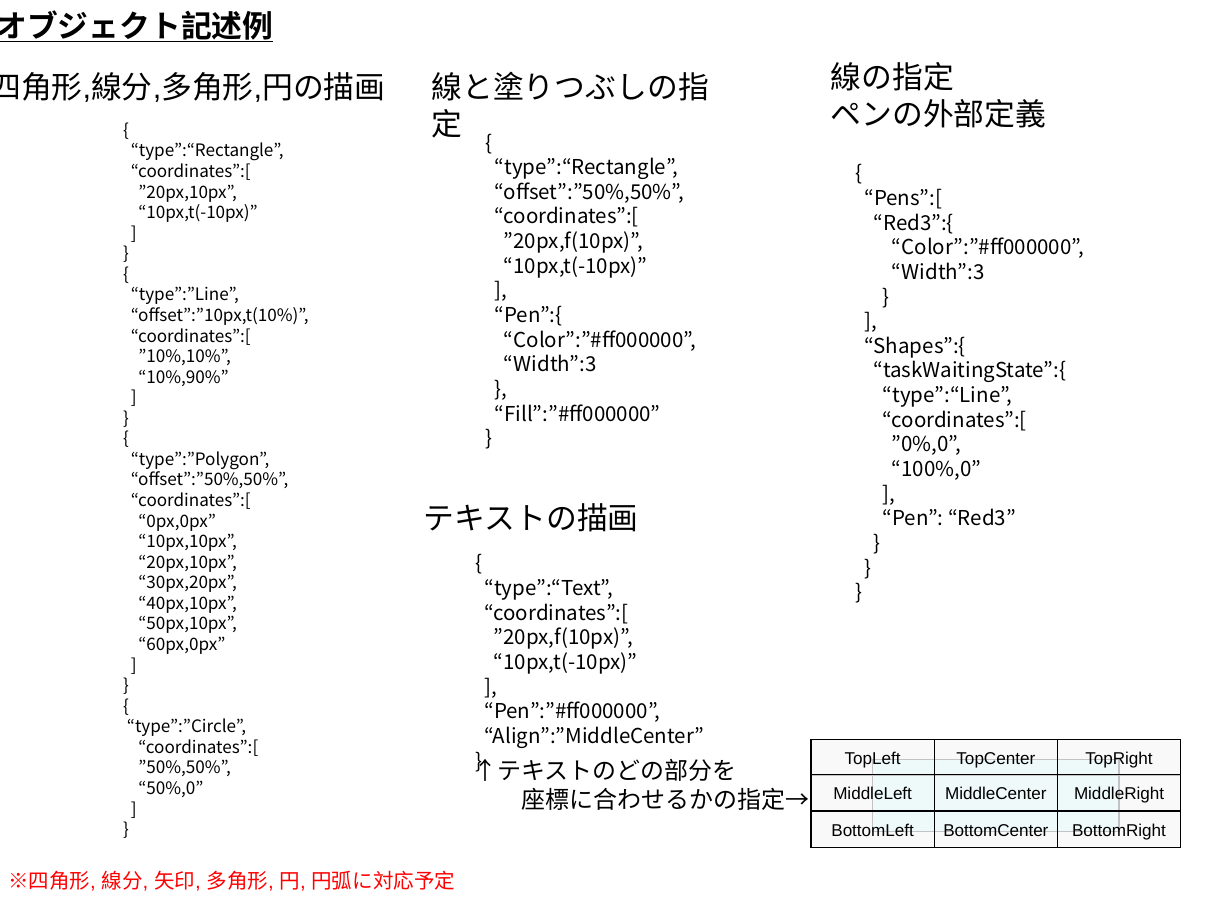
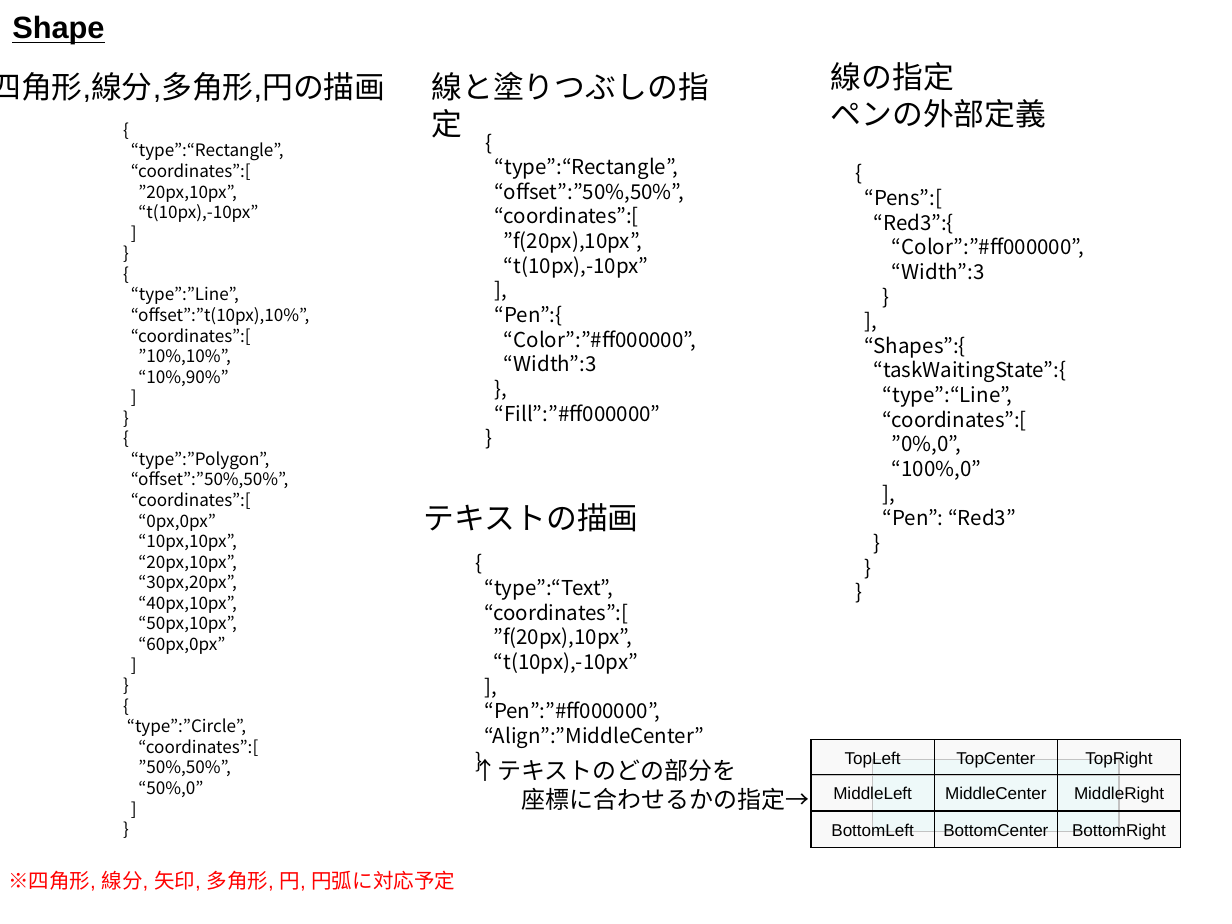
Before and after one commit to YixiaoLi/tlv4mc, a slide deck: slide 4 of TLV/doc/設計/可視化ルール構想.ppt (slide 3 before the commit). Drawn at 1232x924 pixels with LibreOffice and Linux fonts; fonts in the diff are those of the drawing. Boxes give left, top, right and bottom in pixels: in the first picture for what was removed or moved away, otherwise in the second. Text is boxed around its words. In the diff, an @@ line names an element or a change of style, - is before the commit and + after.

```diff
--- a/TLV/doc/設計/可視化ルール構想.ppt
+++ b/TLV/doc/設計/可視化ルール構想.ppt
@@ text removed at box(0, 10, 273, 42) @@
-オブジェクト記述例
@@ text added at box(12, 15, 104, 44), 18 pt, text #000000, bold, underline @@
+Shape
@@ text at box(138, 201, 258, 222): text changed @@
-“10px,t(-10px)”
+“t(10px),-10px”
@@ text at box(504, 231, 648, 278): text changed @@
-”20px,f(10px)”,
-“10px,t(-10px)”
+”f(20px),10px”,
+“t(10px),-10px”
@@ text at box(131, 307, 310, 325): text changed @@
-“offset”:”10px,t(10%)”,
+“offset”:”t(10px),10%”,
@@ text at box(494, 627, 638, 674): text changed @@
-”20px,f(10px)”,
-“10px,t(-10px)”
+”f(20px),10px”,
+“t(10px),-10px”
```
Also in this commit, not shown: 1 other slide changed, 4 slides added, 3 slides removed, 1 other file.
